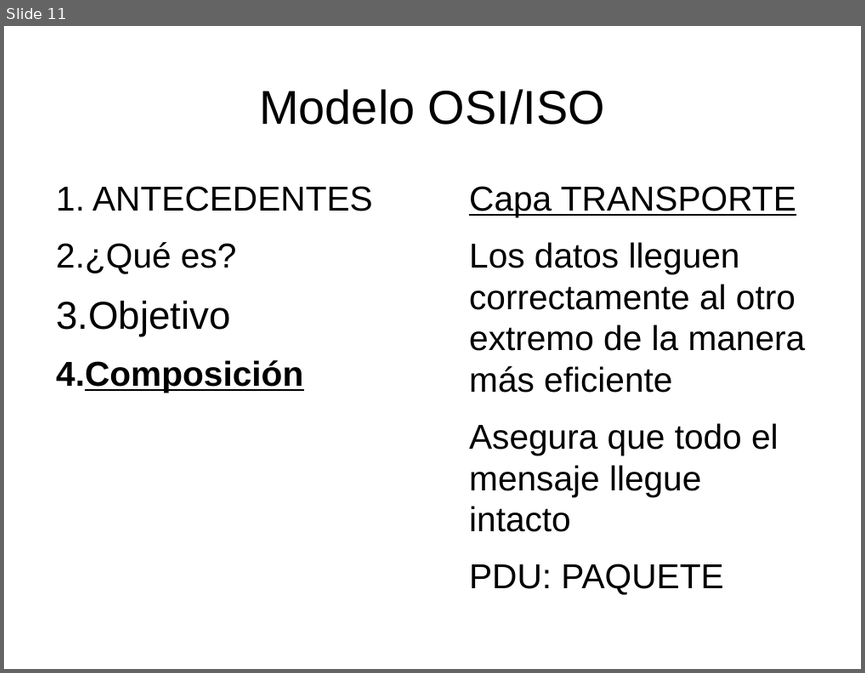
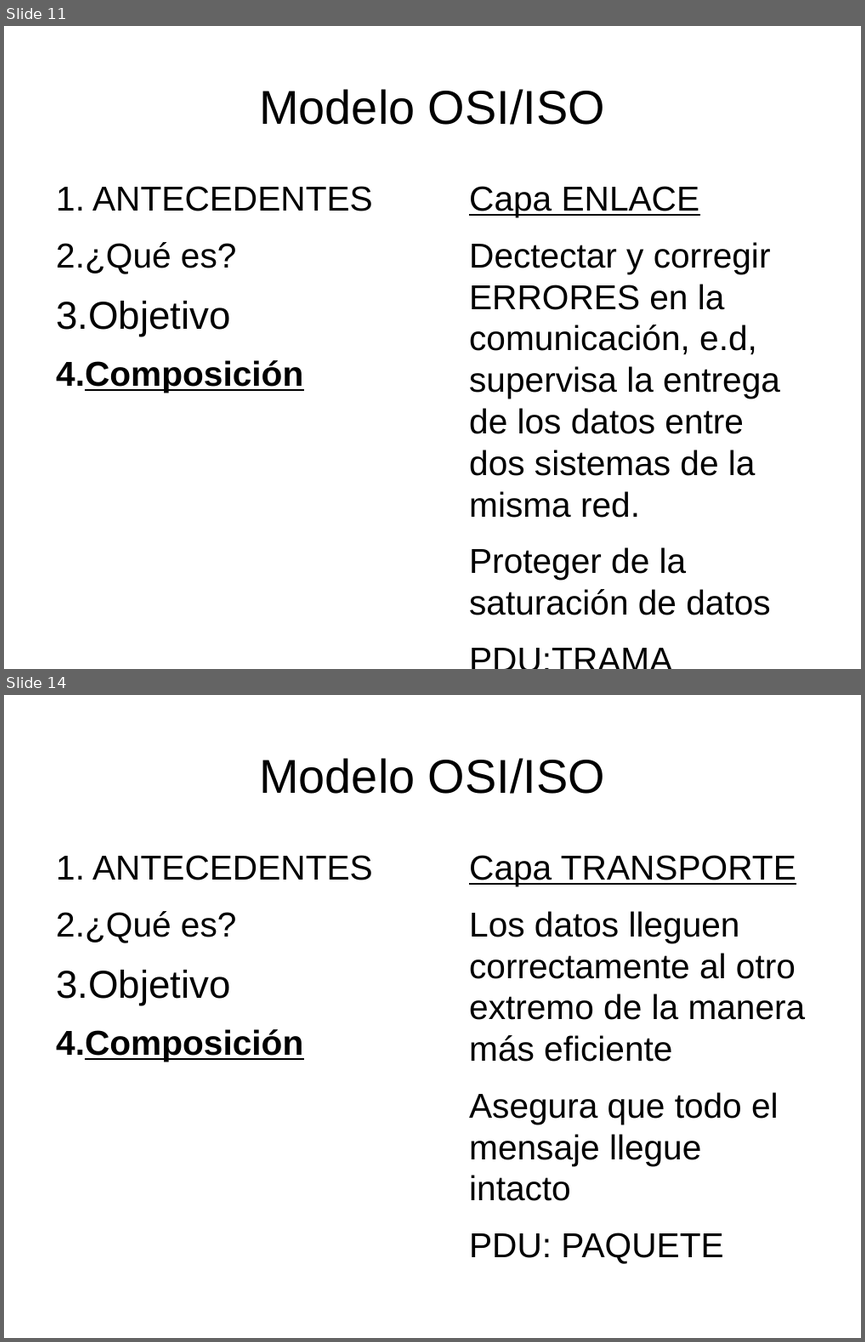
Before and after one commit to q92helea/Pechackucha, a slide deck: Pechakucha.odp. Shown one above the other, each under a label of ours: slide 11 before the commit, slides 11 and 14 after it; the slides between them are not shown. The pictures are 865x673 and 865x1342 pixels, drawn with LibreOffice and Linux fonts; fonts in the diff are those of the drawing. Boxes give left, top, right and bottom in pixels: in the first picture for what was removed or moved away, otherwise in the second. Text is boxed around its words. In the diff, an @@ line names an element or a change of style, - is before the commit and + after.

```diff
--- a/Pechakucha.odp
+++ b/Pechakucha.odp
@@ slide 11 added at <box>4,26,861,669</box>, background #FFFFFF @@
@@ title added at <box>259,89,605,125</box>, 44 pt, text #000000 @@
+Modelo OSI/ISO
@@ text added at <box>56,186,373,392</box>, 32 pt, text #000000 @@
+1. ANTECEDENTES
+2. ¿Qué es?
+3. Objetivo
+4. Composición
@@ text added at <box>469,186,780,615</box>, 32 pt, text #000000 @@
+Capa ENLACE
+Dectectar y corregir ERRORES en la comunicación, e.d, supervisa la entrega de los datos entre dos sistemas de la misma red.
+Proteger de la saturación de datos
+PDU:TRAMA
@@ what was slide 11 is now slide 14 @@
```
Also in this commit, not shown: 2 slides changed, 2 other slides added.
